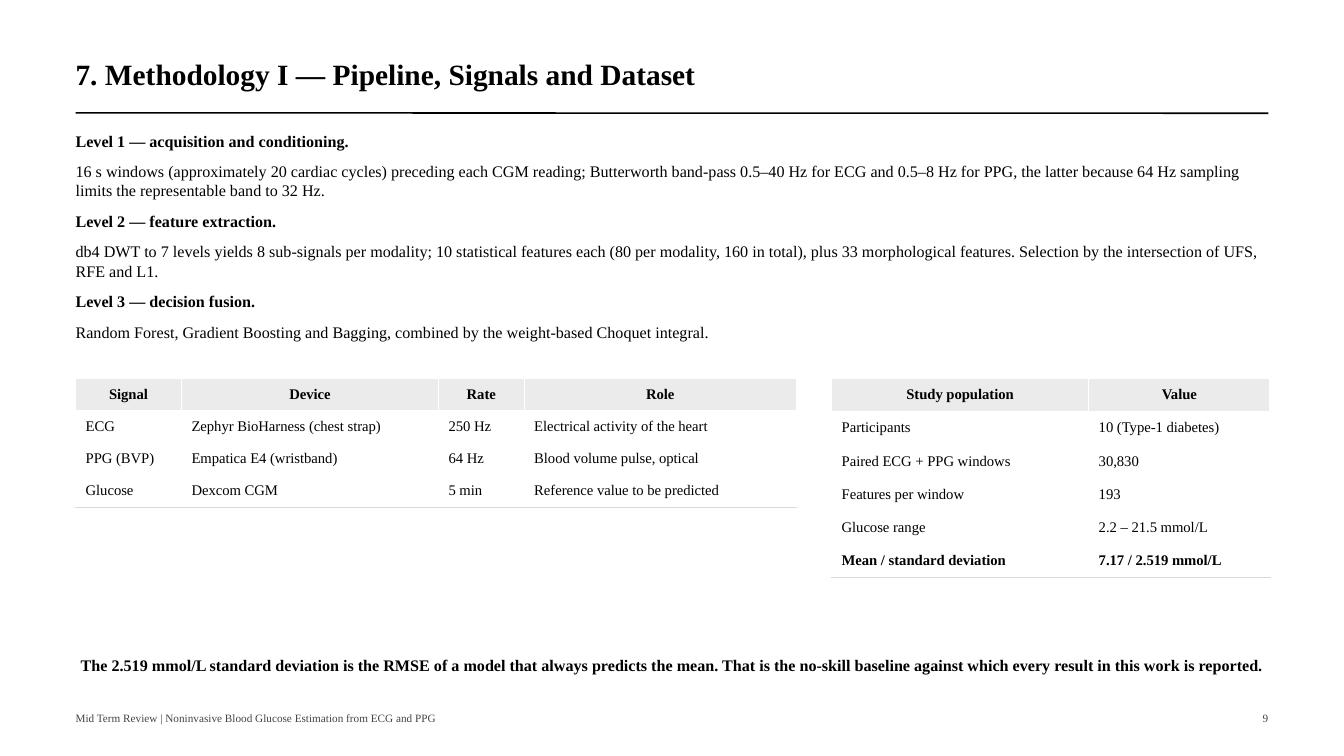
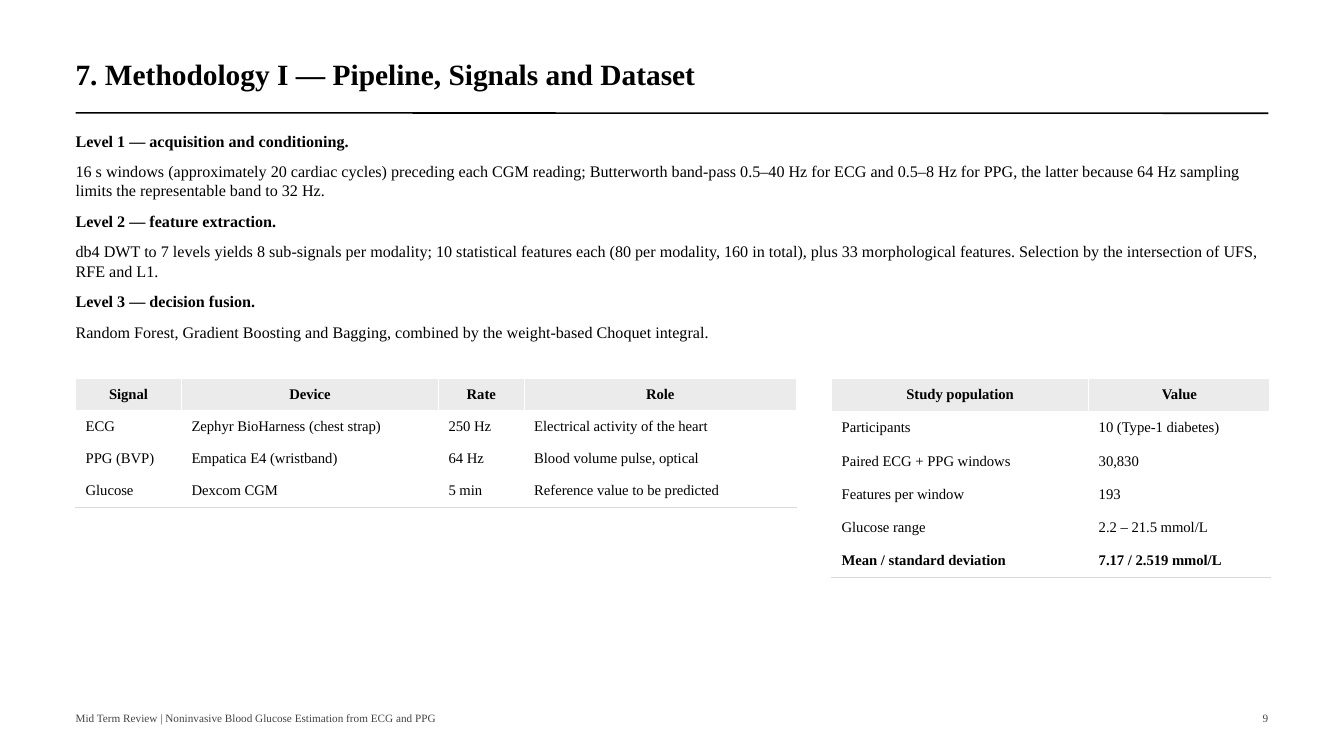
Before and after one commit to navtesh21/btp-project, a slide deck: slide 9 of deck/btp_midterm_review.pptx. Drawn at 1344x756 pixels with LibreOffice and Linux fonts; fonts in the diff are those of the drawing. Boxes give left, top, right and bottom in pixels: in the first picture for what was removed or moved away, otherwise in the second. Text is boxed around its words. In the diff, an @@ line names an element or a change of style, - is before the commit and + after.

```diff
--- a/deck/btp_midterm_review.pptx
+++ b/deck/btp_midterm_review.pptx
@@ text removed at (x1=81, y1=659, x2=1263, y2=675) @@
-The 2.519 mmol/L standard deviation is the RMSE of a model that always predicts the mean. That is the no-skill baseline against which every result in this work is reported.
```
Also in this commit, not shown: 11 other slides changed, 2 slides added, 1 slide removed, 2 other files.
